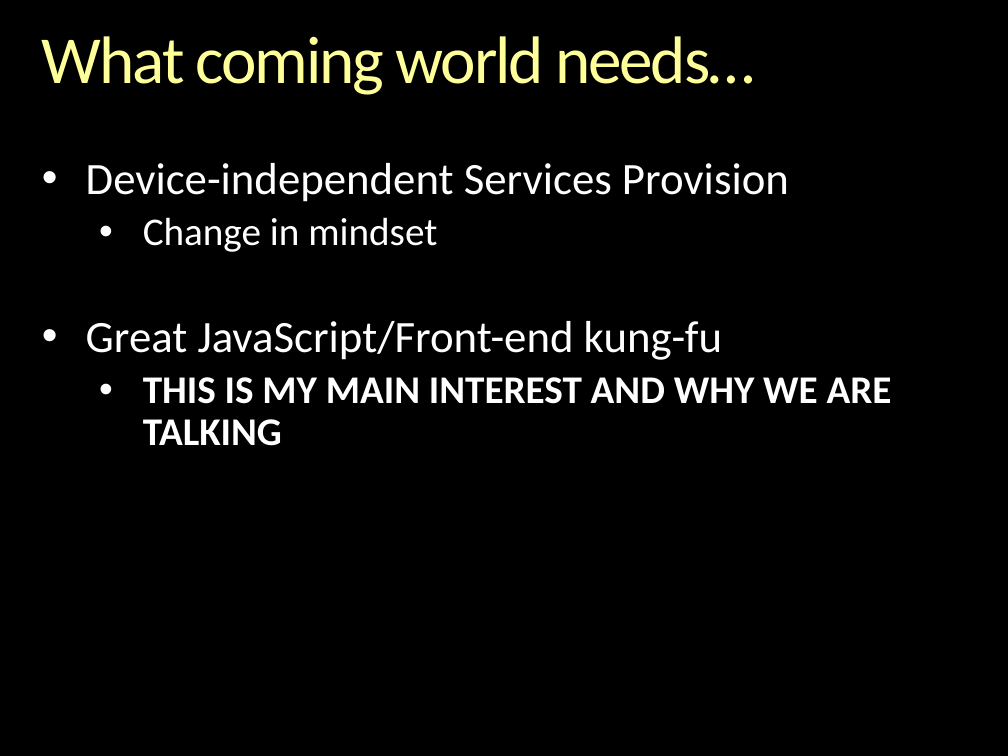
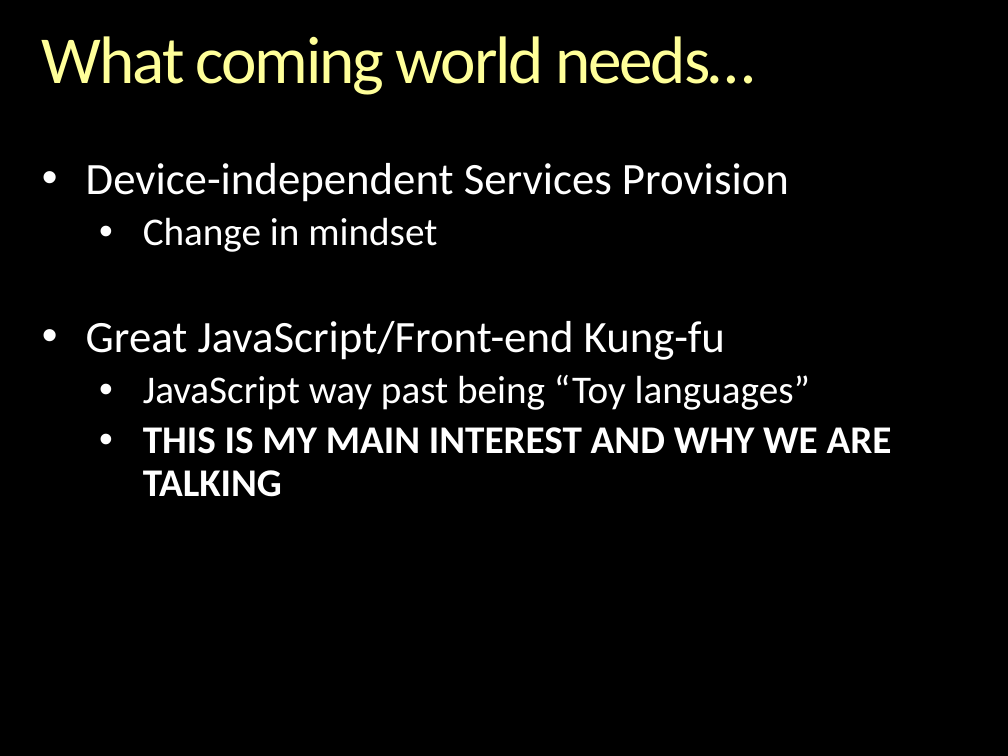
Before and after one commit to zoldello/mjjAlbumImageGallery, a slide deck: slide 6 of MySPAStyle.pptx. Drawn at 1008x756 pixels with LibreOffice and Linux fonts; fonts in the diff are those of the drawing; background and template pictures are left out. Boxes give left, top, right and bottom in pixels: in the first picture for what was removed or moved away, otherwise in the second. Text is boxed around its words. In the diff, an @@ line names an element or a change of style, - is before the commit and + after.

```diff
--- a/MySPAStyle.pptx
+++ b/MySPAStyle.pptx
@@ text at [86, 321, 810, 410]: text changed; size 32 to 28 pt @@
-• Great JavaScript/Front-end kung-fu
+• Great JavaScript/Front-end Kung-fu
+  • JavaScript way past being “Toy languages”
```
Also in this commit, not shown: 7 other slides changed.
